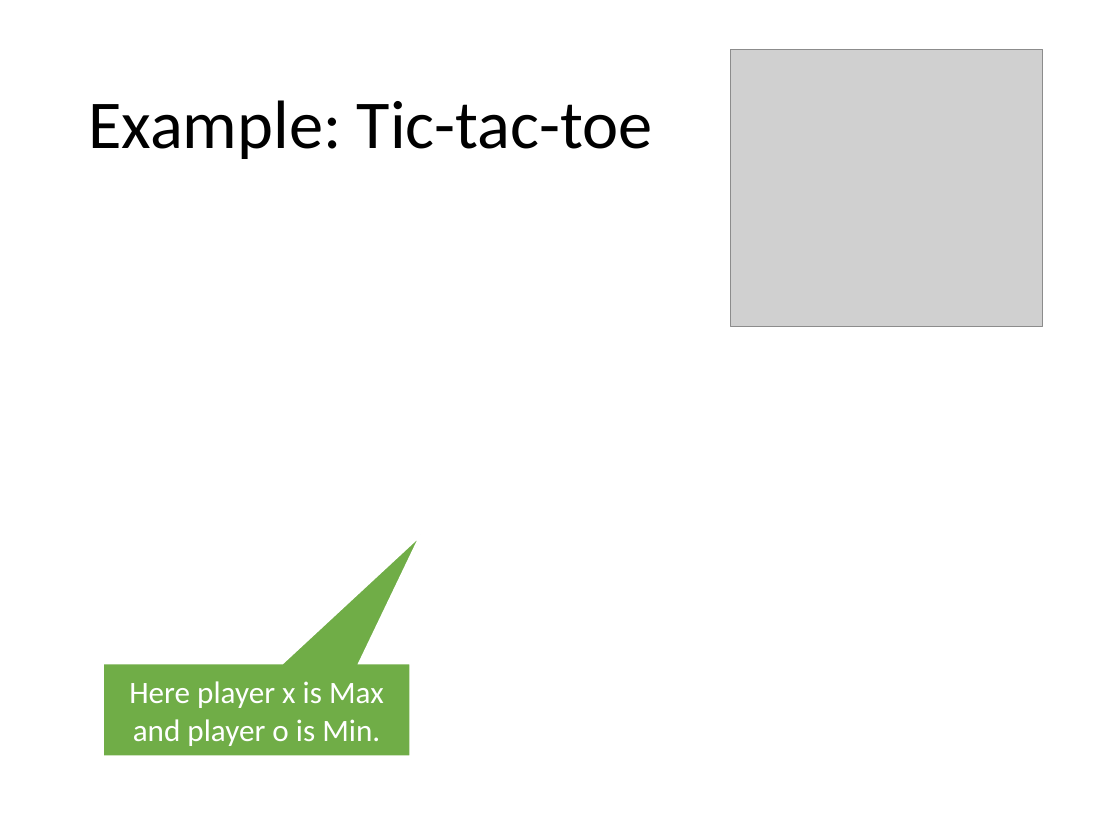
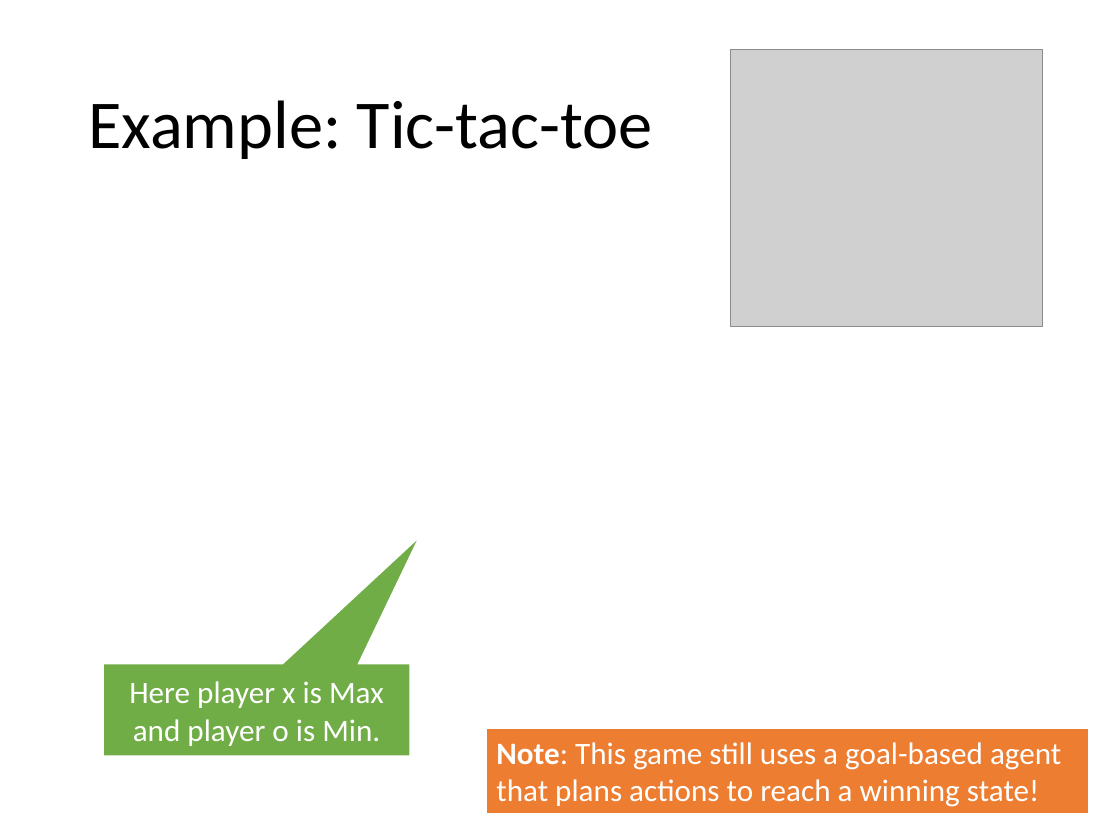
Before and after one commit to mhahsler/CS7320-AI, a slide deck: slide 4 of slides/05_games.pptx. Drawn at 1120x840 pixels with LibreOffice and Linux fonts; fonts in the diff are those of the drawing; grey boxes stand for pictures. Boxes give left, top, right and bottom in pixels: in the first picture for what was removed or moved away, otherwise in the second. Text is boxed around its words. In the diff, an @@ line names an element or a change of style, - is before the commit and + after.

```diff
--- a/slides/05_games.pptx
+++ b/slides/05_games.pptx
@@ rectangle added at (485, 728, 1090, 814), fill #ED7D31, outline #FFFFFF 1.5 pt, 20 pt, text #FFFFFF @@
+Note: This game still uses a goal-based agent that plans actions to reach a winning state!
```
Also in this commit, not shown: 5 other files.
